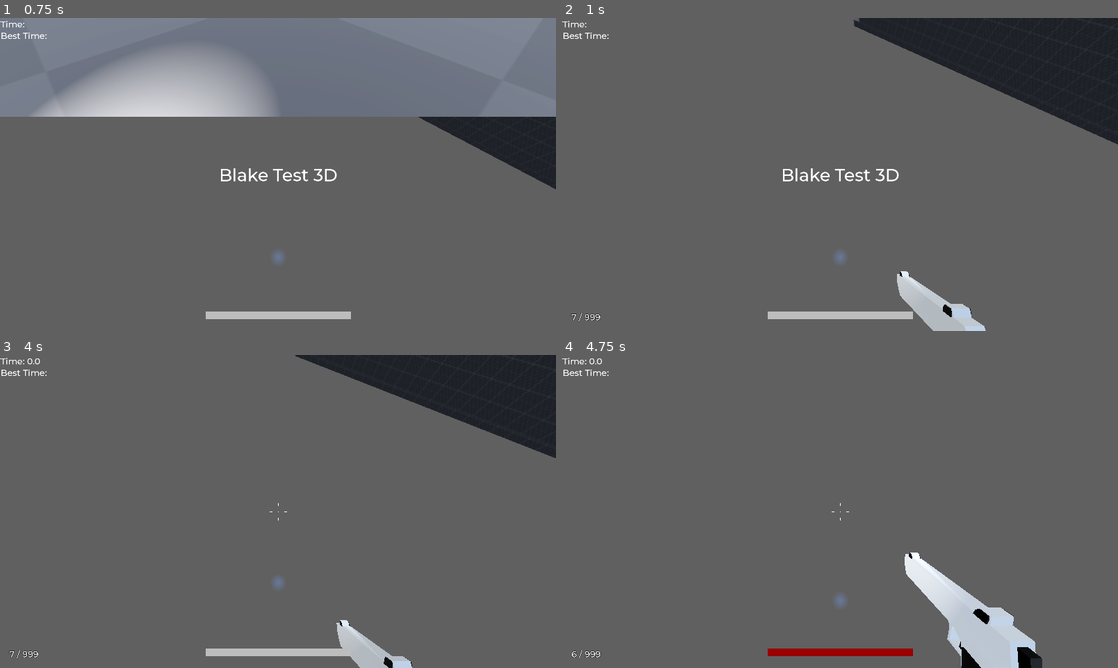
Above: before the commit, frames 1-4 (two rows, left to right).
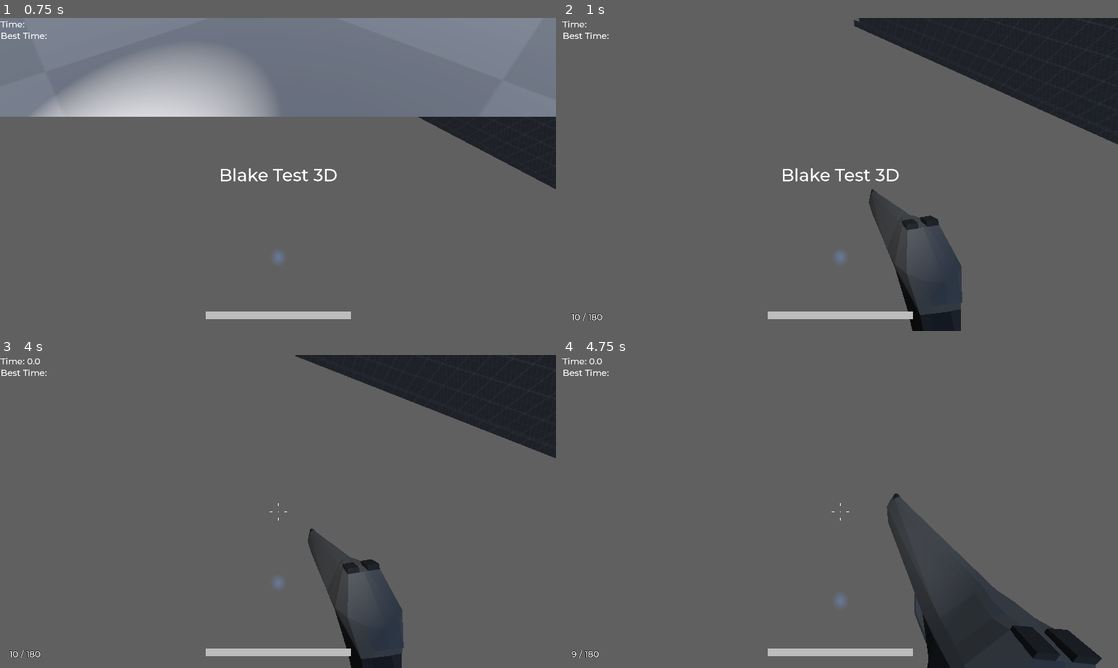
Above: after the commit, the same moments.

Repository: Saguerro/blake-test-3d
Game: Godot game, scene res://scenes/blake_test_3d.tscn
Two runs of this game, one before a commit and one after it. Both use one fixed random seed, a clock stepped at 60 frames per second and the inputs below. This scene is started directly instead of the project's main scene. A sky picture missing from this copy of the repository is replaced by a grey-blue gradient. Sound files missing from this copy of the repository are replaced by a short silence.
Inputs (mouse positions are in pixels of both pictures, inside the frame that each line leads up to):
- Up to frame 1 (0.75 s): tap Enter at 0.5 s; move the mouse to (305, 174) at 0.52 s; hold W (forward) from 0.53 s (still down); tap V (_noclip) at 0.6 s
- Up to frame 2 (1 s): keep holding W (forward); tap Space (jump) at 0.77 s; tap K (equip) at 0.8 s
- Up to frame 3 (4 s): keep holding W (forward); move the mouse to (250, 511) at 1.27 s; tap K (equip) at 1.35, 3.8 s; tap Space (jump) at 1.52, 3.02, 3.77 s; click (250, 511) at 1.55 s; tap L (restart) at 2, 3.5 s; move the mouse to (289, 505) at 2.02 s; press the mouse at (289, 505) at 2.03 s; tap Shift (sprint) at 2.3, 2.85 s; move the mouse to (272, 517) at 2.77 s; release the mouse at (272, 517) at 2.78 s; tap V (_noclip) at 3.05, 3.6 s; move the mouse to (316, 514) at 3.52 s
- Up to frame 4 (4.75 s): keep holding W (forward); tap R (reload) at 4.15 s; move the mouse to (795, 508) at 4.27 s; tap C (crouch) at 4.35 s; tap Space (jump) at 4.52 s; click (795, 508) at 4.55 s

Frame 1 is identical in both runs. In frame 2, 4.2% of the frame differs, in the area x 1-77%, y 54-100%; in frame 3, 4.0%; in frame 4, 9.4%, in the area x 1-98%, y 44-100%.

Commit message:
created new gun model and animations in blender and successfully imported into game

Diff:
--- a/blake-test-3d/scenes/MuzzleFlash.tscn
+++ b/blake-test-3d/scenes/MuzzleFlash.tscn
@@ -21,7 +21,6 @@
 
 [sub_resource type="QuadMesh" id="QuadMesh_gj75q"]
 material = SubResource("StandardMaterial3D_ya6gs")
-size = Vector2(0.2, 0.2)
 
 [node name="MuzzleFlash" type="GPUParticles3D"]
 emitting = false
--- a/blake-test-3d/scripts/blake_test_3d.gd
+++ b/blake-test-3d/scripts/blake_test_3d.gd
@@ -3,7 +3,7 @@
 
 @onready var hud_timer = $HUD/TrialTimer/CurrentTime
 @onready var hud_best_time = $HUD/TrialTimer/BestTime
-@onready var deagle_instance = preload("res://weapon_manager/crowbar/deagle.tres").duplicate()
+@onready var deagle_instance = preload("res://weapon_manager/weapon_files/gun_1/gun-1.tres").duplicate()
 
 var trial_timer := 0.0
 var trial_running := false
--- a/blake-test-3d/scripts/player.gd
+++ b/blake-test-3d/scripts/player.gd
@@ -80,6 +80,7 @@
 var cam_aligned_wish_dir := Vector3.ZERO
 var noclip_speed_mult := 2.0
 var noclip := false
+var wall_slide_tilt := 720
 #var was_on_ground = false
 
 #input vars
@@ -189,10 +190,10 @@
 			print(str(dot))
 			if dot > .2:
 				print("1")
-				eyes.rotation.z = lerp((transform.basis * eyes.rotation).z, deg_to_rad(-360), delta / 2)
+				eyes.rotation.z = lerp((transform.basis * eyes.rotation).z, deg_to_rad(-wall_slide_tilt), delta / 2)
 			else:
 				print("2")
-				eyes.rotation.z = lerp((transform.basis * eyes.rotation).z, deg_to_rad(360), delta / 2)
+				eyes.rotation.z = lerp((transform.basis * eyes.rotation).z, deg_to_rad(wall_slide_tilt), delta / 2)
 			if !wall_jump_sound.playing:
 				wall_jump_sound.play()
 			target_speed = 20.0
--- /dev/null
+++ b/blake-test-3d/weapon_manager/weapon_files/gun_1/gun-1.tres
@@ -0,0 +1,27 @@
+[gd_resource type="Resource" script_class="WeaponResource" load_steps=5 format=3 uid="uid://k07duuewsjft"]
+
+[ext_resource type="Script" uid="uid://o85kbg30q7tr" path="res://weapon_manager/weapon_resource.gd" id="1_77auj"]
+[ext_resource type="AudioStream" uid="uid://bgtwdbut2apxk" path="res://assets/sounds/gun_reload.wav" id="1_mr5r0"]
+[ext_resource type="AudioStream" uid="uid://cn2pvdfh7qovu" path="res://assets/sounds/pistol_gunshot.wav" id="2_mr5r0"]
+[ext_resource type="PackedScene" uid="uid://f4k1or66eong" path="res://weapon_manager/weapon_files/gun_1/gun-ver-6.5.glb" id="4_mr5r0"]
+
+[resource]
+script = ExtResource("1_77auj")
+view_model = ExtResource("4_mr5r0")
+view_model_pos = Vector3(-0.12242, -0.758664, 0.198788)
+view_model_rot = Vector3(-0.0537243, -1.6403, 0.000704527)
+view_model_scale = Vector3(0.1, 0.1, 0.1)
+view_idle_anim = "Idle"
+view_equip_anim = ""
+view_shoot_anim = "Shoot"
+view_reload_anim = "Reload"
+shoot_sound = ExtResource("2_mr5r0")
+reload_sound = ExtResource("1_mr5r0")
+damage = 50.0
+current_ammo = 10.0
+magazine_capacity = 10.0
+reserve_ammo = 180.0
+max_reserve_ammo = 180.0
+auto_fire = false
+max_fire_rate_ms = 250.0
+metadata/_custom_type_script = "uid://o85kbg30q7tr"
--- /dev/null
+++ b/blake-test-3d/weapon_manager/weapon_files/gun_1/gun_ver_5_color_1.tscn
@@ -0,0 +1,6 @@
+[gd_scene format=3 uid="uid://bavmpxq71w43c"]
+
+[node name="gun-ver-5-color-1"]
+
+[node name="Cube" parent="." index="0"]
+transform = Transform3D(0.105, 0, 0, 0, 0.101881, -0.0254018, 0, 0.0254018, 0.101881, -2.90256, 2.50337, -0.779212)
--- /dev/null
+++ b/blake-test-3d/weapon_manager/weapon_files/gun_1/gun_ver_5_color_1_anim_1-muzzle.tscn
@@ -0,0 +1,6 @@
+[gd_scene format=3 uid="uid://odq5boucrci3"]
+
+[node name="gun-ver-5-color-1-anim-1"]
+
+[node name="Muzzle" type="Node3D" parent="." index="2"]
+transform = Transform3D(1, 0, 0, 0, 1, 0, 0, 0, 1, -24.8951, 4.84327, -4.47017)
--- a/blake-test-3d/weapon_manager/weapon_manager.gd
+++ b/blake-test-3d/weapon_manager/weapon_manager.gd
@@ -40,10 +40,23 @@
 	if current_weapon == null and current_weapon_view_model != null:
 		current_weapon_view_model.queue_free()
 
-func play_sound(sound : AudioStream):
-	#audio_stream_player.get_stream_playback().play_stream(sound)
-	print("stream id: " + str(audio_stream_player.get_stream_playback().play_stream(sound)))
+func play_sound(sound : AudioStream, name):
+	var sound_stream = AudioStreamPlayer3D.new()
+	if !has_node(name):
+		sound_stream.name = name
+	self.add_child(sound_stream)
+	sound_stream.stream = sound
+	sound_stream.play()
+	sound_stream.finished.connect(on_sound_finished.bind(sound_stream))
+	#print("stream id: " + str(audio_stream_player.get_stream_playback().play_stream(sound)))
 	#audio_stream_player.play()
+
+func on_sound_finished(sound_stream : AudioStreamPlayer3D):
+	sound_stream.queue_free()
+
+func stop_sound(name : String):
+	if get_node(name) != null:
+		get_node(name).queue_free()
 
 func stop_sounds():
 	audio_stream_player.stop()
@@ -99,7 +112,7 @@
 		return
 	var muzzle = current_weapon_view_model_muzzle
 	var bullet_dir = (target_pos - muzzle.global_position).normalized()
-	var start_pos = muzzle.global_position + bullet_dir*0.25
+	var start_pos = muzzle.global_position + bullet_dir * 0.25
 	if (target_pos - start_pos).length() > 3.0:
 		var bullet_tracer = preload("res://weapon_manager/bullet_tracer.tscn").instantiate()
 		player.add_sibling(bullet_tracer)
--- a/blake-test-3d/weapon_manager/weapon_resource.gd
+++ b/blake-test-3d/weapon_manager/weapon_resource.gd
@@ -103,26 +103,31 @@
 	weapon_manager.play_animation(view_reload_anim, reload, cancel_cb)
 	weapon_manager.queue_animation(view_idle_anim)
 	if AltSounds.alt_sounds_on:
-		weapon_manager.play_sound(alt_reload_sound)
+		weapon_manager.play_sound(alt_reload_sound, "reload")
 	else:
-		weapon_manager.play_sound(reload_sound)
+		weapon_manager.play_sound(reload_sound, "reload")
 
 func reload():
 	var can_reload = get_amount_can_reload()
+	print("reload ran")
 	if can_reload <= 0:
+		print("can't reload")
 		return
 	elif magazine_capacity == INF or current_ammo == INF:
+		print("ammo updated")
 		current_ammo = magazine_capacity
 	else:
+		print("reload updated")
 		current_ammo += can_reload
 		reserve_ammo -= can_reload
 
 #shooting logic
 func fire_shot():
+	weapon_manager.stop_sound("reload")
 	if AltSounds.alt_sounds_on:
-		weapon_manager.play_sound(alt_shoot_sound)
+		weapon_manager.play_sound(alt_shoot_sound, "shot")
 	else:
-		weapon_manager.play_sound(shoot_sound)
+		weapon_manager.play_sound(shoot_sound, "shot")
 	weapon_manager.play_animation(view_shoot_anim)
 	weapon_manager.queue_animation(view_idle_anim)
 
@@ -137,10 +142,11 @@
 		var point = raycast.get_collision_point()
 		bullet_target = point
 		BulletDecalPool.spawn_bullet_decal(point, normal, object, raycast.global_basis)
-		if object is RigidBody3D:
-			object.apply_impulse(-normal * 15.0 / object.mass, point - object.global_position)
-		if object.has_method("take_damage"):
-			object.take_damage(self.damage)
+		if !object.is_in_group("character"):
+			if object is RigidBody3D:
+				object.apply_impulse(-normal * 15.0 / object.mass, point - object.global_position)
+			if object.has_method("take_damage"):
+				object.take_damage(self.damage)
 
 	weapon_manager.show_muzzle_flash()
 	weapon_manager.make_bullet_trail(bullet_target)
Not shown, added: blake-test-3d/assets/sounds/gun_reload.wav.import
Binary file added: blake-test-3d/weapon_manager/weapon_files/gun_1/gun-ver-5-color-1-anim-1-muzzle-2.glb
Not shown, added: blake-test-3d/weapon_manager/weapon_files/gun_1/gun-ver-5-color-1-anim-1-muzzle-2.glb.import
Binary file added: blake-test-3d/weapon_manager/weapon_files/gun_1/gun-ver-5-color-1-anim-1-muzzle-2_Material Base Color.png
Not shown, added: blake-test-3d/weapon_manager/weapon_files/gun_1/gun-ver-5-color-1-anim-1-muzzle-2_Material Base Color.png.import
Binary file added: blake-test-3d/weapon_manager/weapon_files/gun_1/gun-ver-5-color-1-anim-1-muzzle-2_Material.png
Not shown, added: blake-test-3d/weapon_manager/weapon_files/gun_1/gun-ver-5-color-1-anim-1-muzzle-2_Material.png.import
Binary file added: blake-test-3d/weapon_manager/weapon_files/gun_1/gun-ver-5-color-1-anim-1-muzzle-3.glb
Not shown, added: blake-test-3d/weapon_manager/weapon_files/gun_1/gun-ver-5-color-1-anim-1-muzzle-3.glb.import
Binary file added: blake-test-3d/weapon_manager/weapon_files/gun_1/gun-ver-5-color-1-anim-1-muzzle-3_Material Base Color.png
Not shown, added: blake-test-3d/weapon_manager/weapon_files/gun_1/gun-ver-5-color-1-anim-1-muzzle-3_Material Base Color.png.import
Binary file added: blake-test-3d/weapon_manager/weapon_files/gun_1/gun-ver-5-color-1-anim-1-muzzle-3_Material.png
(and 36 more such lines)
